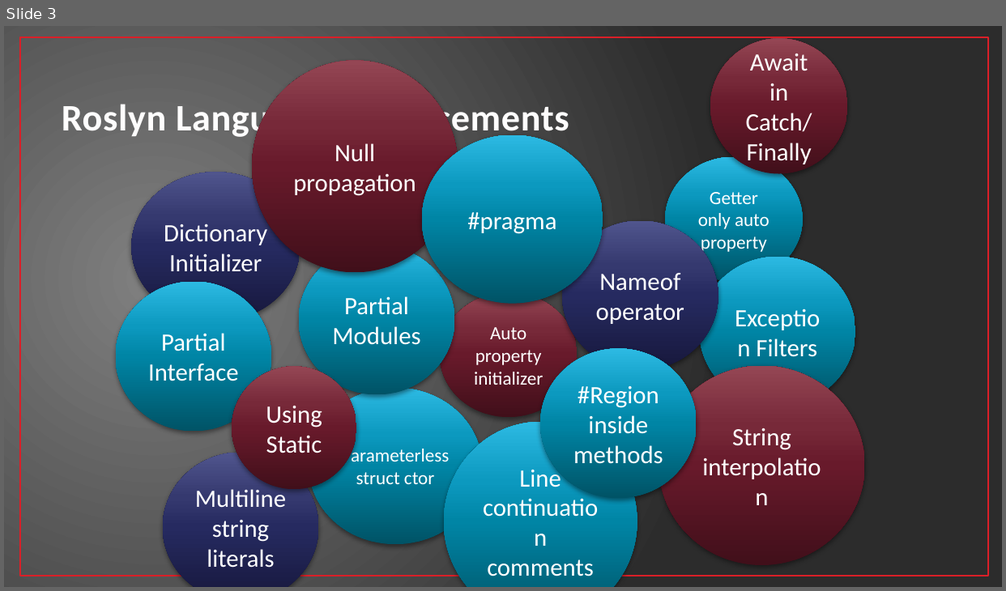
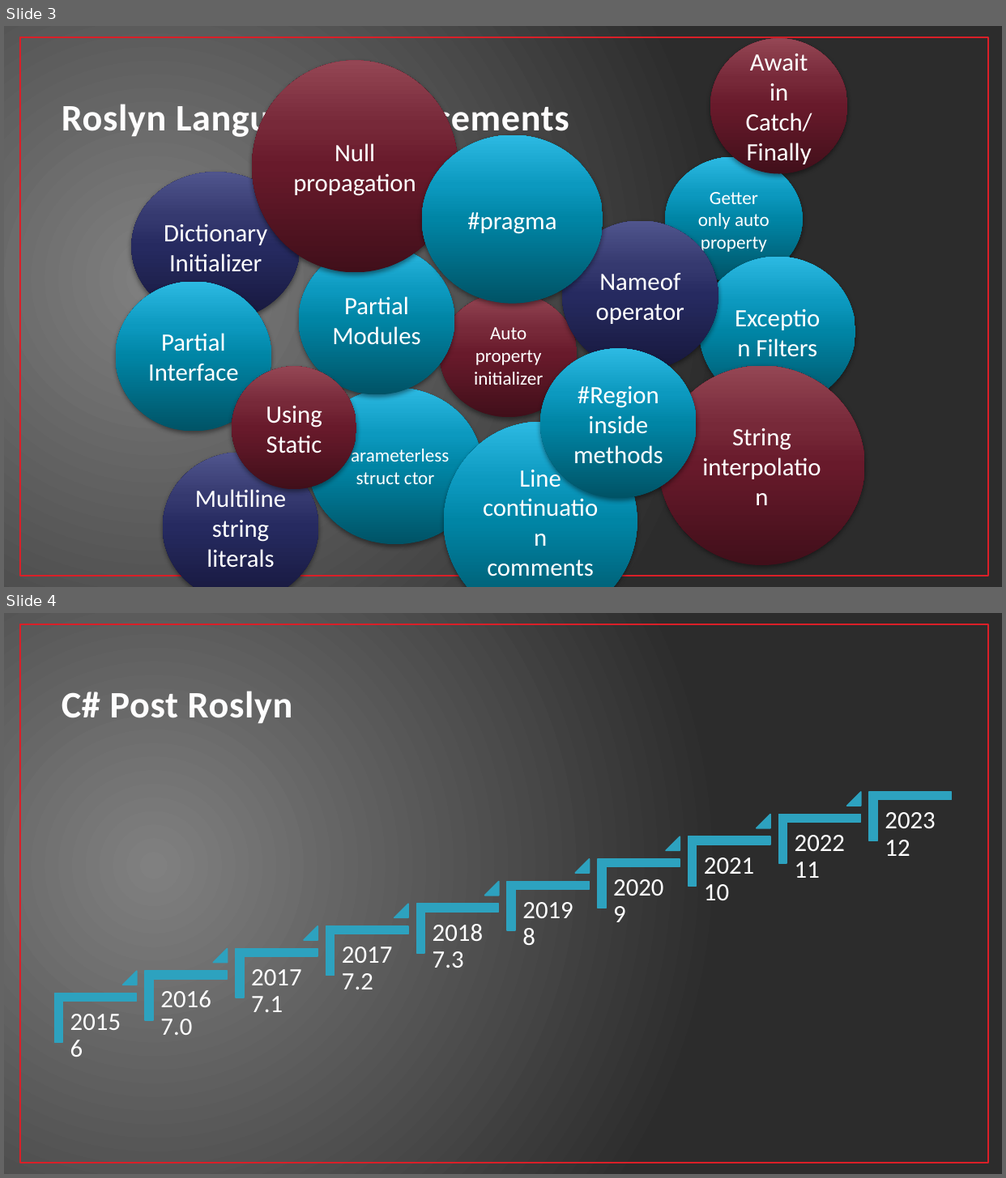
Before and after one commit to jwooley/CSVersions, a slide deck: CSPastPresentFuture.pptx. Shown one above the other, each under a label of ours: slide 3 before the commit, slides 3 and 4 after it. The pictures are 1006x591 and 1006x1178 pixels, drawn with LibreOffice and Linux fonts; fonts in the diff are those of the drawing. Boxes give left, top, right and bottom in pixels: in the first picture for what was removed or moved away, otherwise in the second. Text is boxed around its words. In the diff, an @@ line names an element or a change of style, - is before the commit and + after.

```diff
--- a/CSPastPresentFuture.pptx
+++ b/CSPastPresentFuture.pptx
@@ slide 4 added at [4,613,1002,1174], background gradient #808080 to #2C2C2C; not listed: 1 template element that a slide beside it also shows @@
@@ title added at [62,691,293,723], 36 pt, text #FEFEFE, bold @@
+C# Post Roslyn
@@ group added at [54,791,952,1057]: 10 corners, 10 texts, 9 triangles @@
+2015
+6
+2016
+7.0
+2017
+7.1
+2017
+7.2
+2018
+7.3
+2019
+8
+2020
+9
+2021
+10
+2022
+11
+2023
+12
```
Also in this commit, not shown: 36 other files.
